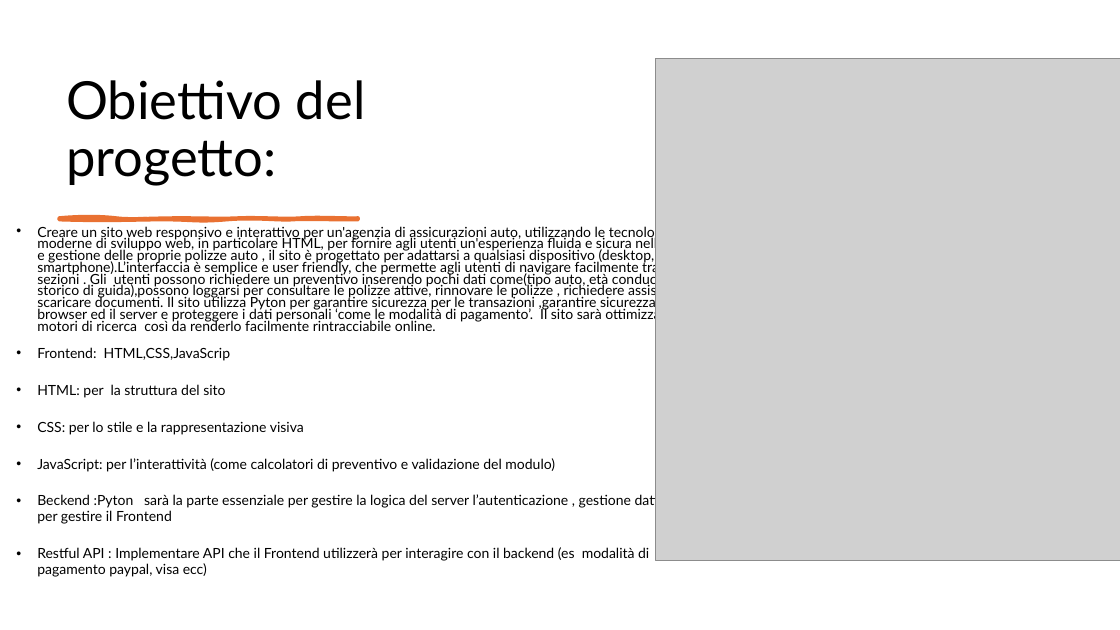
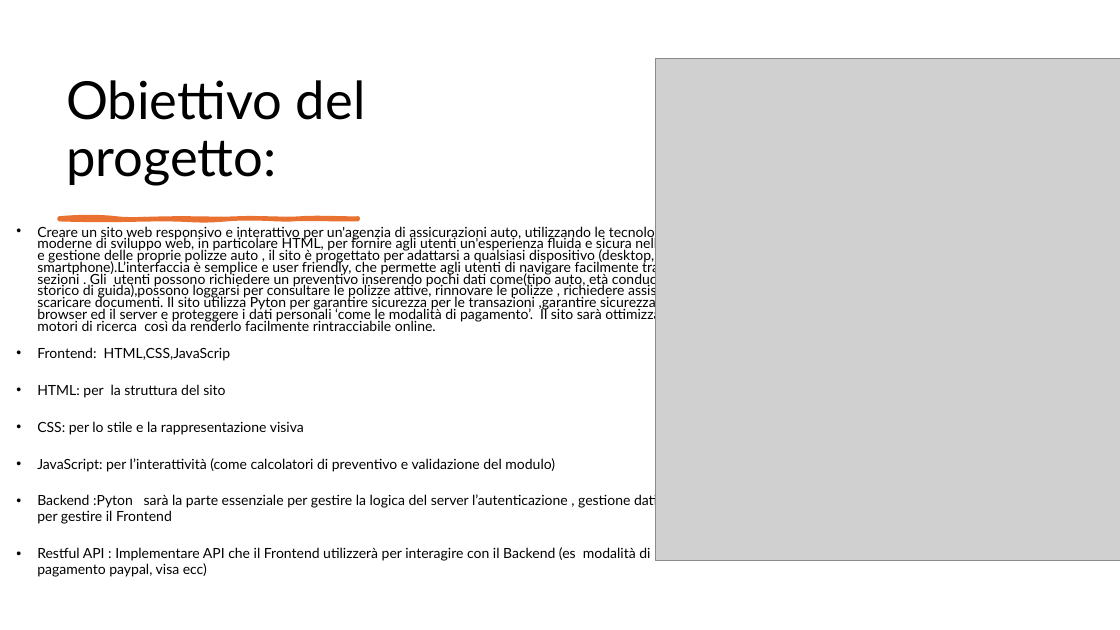
Before and after one commit to Progetti-Universita/tech_web, a slide deck: slide 2 of AssicuraMe.pptx. Drawn at 1120x630 pixels with LibreOffice and Linux fonts; fonts in the diff are those of the drawing; grey boxes stand for pictures. Boxes give left, top, right and bottom in pixels: in the first picture for what was removed or moved away, otherwise in the second. Text is boxed around its words. In the diff, an @@ line names an element or a change of style, - is before the commit and + after.

Commit message:
correzione presentazione powerpoint
correzione ortografica

```diff
--- a/AssicuraMe.pptx
+++ b/AssicuraMe.pptx
@@ text at [37,493,657,577]: text changed @@
-• Beckend :Pyton sarà la parte essenziale per gestire la logica del server l’autenticazione , gestione dati e le API per gestire il Frontend
-• Restful API : Implementare API che il Frontend utilizzerà per interagire con il backend (es modalità di pagamento paypal, visa ecc)
+• Backend :Pyton sarà la parte essenziale per gestire la logica del server l’autenticazione , gestione dati e le API per gestire il Frontend
+• Restful API : Implementare API che il Frontend utilizzerà per interagire con il Backend (es modalità di pagamento paypal, visa ecc)
```
